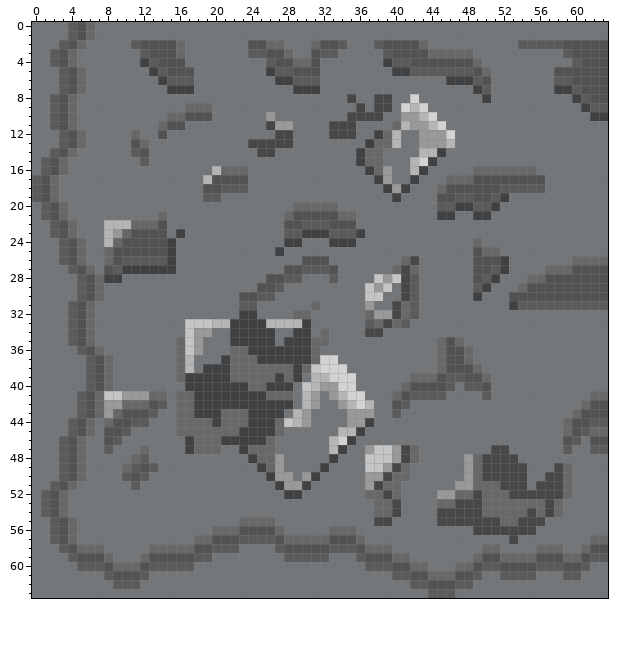
Two versions of one pixel-art sprite, Assets/Level/WALL_tunnel_right.png. The picture above was drawn from the file before the commit.
The file is 64x64 pixels. Colours within 5 levels of each other are drawn and written as one.
After the commit:
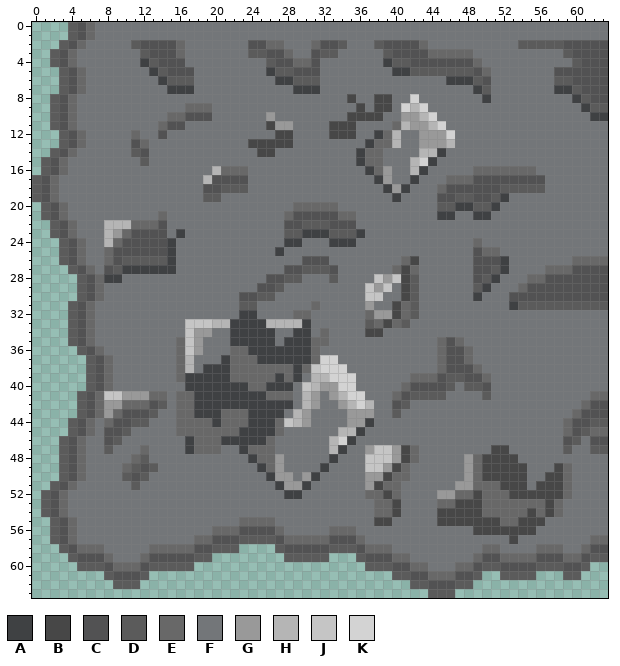
Palette (. is transparent): A #3f4143  B #474747  C #525253  D #5b5b5b  E #686868  F #737679  G #999999  H #b5b5b5  J #c5c5c5  K #d3d3d3
Changes in this commit:
Changed rows in their new state; - is an unchanged pixel.
first column x 0:
 0 ....
 1 ....
 2 ...-
 3 ..--
 4 ..--
 5 ...-
 6 ...-
 7 ...-
 8 ..--
 9 ..--
10 ..--
11 ..--
12 ...-
13 ...-
14 ..--
15 .---
16 .---
first column x 0:
20 .---------------------------------------------------------------
21 .---------------------------------------------------------------
22 ..--------------------------------------------------------------
23 ..--------------------------------------------------------------
24 ...-------------------------------------------------------------
25 ...-------------------------------------------------------------
26 ...-------------------------------------------------------------
27 ....------------------------------------------------------------
28 .....-----------------------------------------------------------
29 .....-----------------------------------------------------------
30 .....-----------------------------------------------------------
31 ....------------------------------------------------------------
32 ....------------------------------------------------------------
33 ....------------------------------------------------------------
34 ....------------------------------------------------------------
35 ....------------------------------------------------------------
36 .....-----------------------------------------------------------
37 ......----------------------------------------------------------
38 ......----------------------------------------------------------
39 ......----------------------------------------------------------
40 ......----------------------------------------------------------
41 .....-----------------------------------------------------------
42 .....-----------------------------------------------------------
43 .....-----------------------------------------------------------
44 ....------------------------------------------------------------
45 ....------------------------------------------------------------
46 ...-------------------------------------------------------------
47 ...-------------------------------------------------------------
48 ...-------------------------------------------------------------
49 ...-------------------------------------------------------------
50 ...-------------------------------------------------------------
51 ..--------------------------------------------------------------
52 .---------------------------------------------------------------
53 .---------------------------------------------------------------
54 .---------------------------------------------------------------
55 ..--------------------------------------------------------------
56 ..--------------------------------------------------------------
57 ..--------------------------------------------------------------
58 ...--------------------....-------------------------------------
59 ....----------------........-----...----------------------------
60 .....-------------...................-------------------------..
61 ........-----...........................----------..----...--...
62 .........---..............................-------...............
63 ............................................---.................
Where, in picture pixels (left, top, right, bottom), the same in both pictures:
erased: (32, 22, 608, 598)
